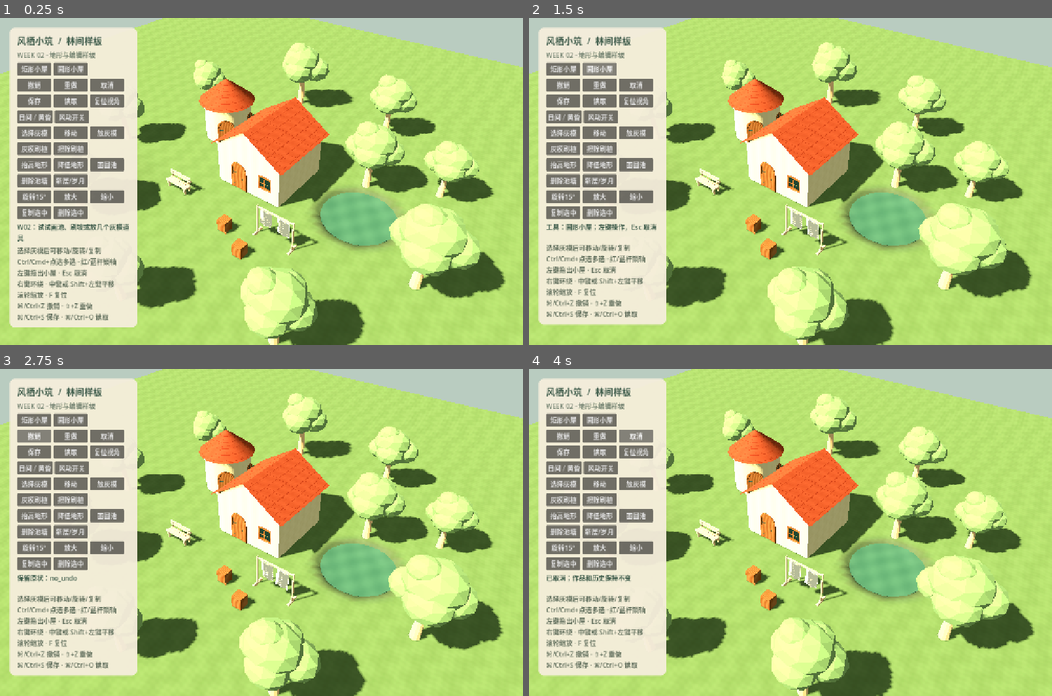
Above: before the commit, frames 1-4 (two rows, left to right).
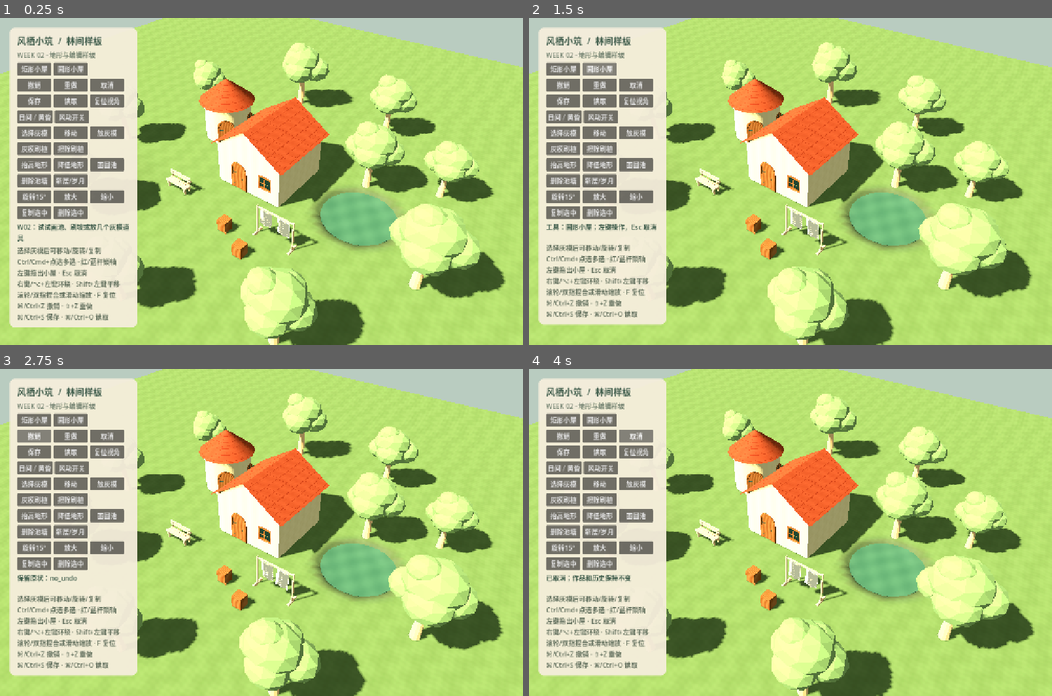
Above: after the commit, the same moments.

Repository: Archermmt/ai_game
Game: Godot game, scene res://app/week_two_root.tscn
The game is run twice, just before and just after one commit, with the same random seed, the same clock (stepped at 60 frames per second) and the same inputs.
Inputs:
- Up to frame 1 (0.25 s): no input
- Up to frame 2 (1.5 s): click "矩形小屋" at 0.5 s; click "圆形小屋" at 1.25 s
- Up to frame 3 (2.75 s): click "撤销" at 2 s
- Up to frame 4 (4 s): click "重做" at 2.75 s; click "取消" at 3.5 s

The runs differ from the first frame. In frame 1, 0.4% of the frame differs, in the area x 5-23%, y 80-86%; in frame 2, 0.5%, in the area x 5-23%, y 79-85%; in frame 3, 0.5%; in frame 4, 0.5%.

Commit message:
fix: support Mac trackpad zoom and Option-left camera orbit

Diff:
--- a/app/boot.gd
+++ b/app/boot.gd
@@ -110,7 +110,7 @@
 			get_viewport().set_input_as_handled()
 			return
 	if event is InputEventMouseButton and event.button_index == MOUSE_BUTTON_LEFT:
-		if event.shift_pressed:
+		if event.shift_pressed or (event.alt_pressed and event.pressed):
 			return
 		if event.pressed:
 			var point: Variant = camera_rig.ground_point(event.position)
--- a/app/week_two_boot.gd
+++ b/app/week_two_boot.gd
@@ -335,6 +335,13 @@
 
 
 func _unhandled_input(event: InputEvent) -> void:
+	if (
+		event is InputEventMouseButton
+		and event.button_index == MOUSE_BUTTON_LEFT
+		and event.alt_pressed
+		and event.pressed
+	):
+		return
 	if tools == null or tools.mode in ["rect", "round"]:
 		if (
 			tools != null
--- /dev/null
+++ b/docs/weekly/week_02/mac_input/checks.json
@@ -0,0 +1,84 @@
+{
+  "week": 2,
+  "groups": [
+    {
+      "week": 1,
+      "tests": 42,
+      "failures": 0,
+      "skipped": 0
+    },
+    {
+      "week": 2,
+      "tests": 52,
+      "failures": 0,
+      "skipped": 0
+    }
+  ],
+  "engine": "4.7.2.stable.official.ed1daf0bf",
+  "tests": 94,
+  "failures": 0,
+  "skipped": 0,
+  "negative_control": true,
+  "steps": [
+    {
+      "name": "engine_import",
+      "exit_code": 0,
+      "seconds": 1.756
+    },
+    {
+      "name": "format",
+      "exit_code": 0,
+      "seconds": 0.665
+    },
+    {
+      "name": "lint",
+      "exit_code": 0,
+      "seconds": 0.652
+    },
+    {
+      "name": "asset_contract",
+      "exit_code": 0,
+      "seconds": 0.037
+    },
+    {
+      "name": "week_01_tests",
+      "exit_code": 0,
+      "seconds": 1.341
+    },
+    {
+      "name": "week_01_restart_write",
+      "exit_code": 0,
+      "seconds": 0.264
+    },
+    {
+      "name": "week_01_restart_read",
+      "exit_code": 0,
+      "seconds": 0.265
+    },
+    {
+      "name": "week_02_tests",
+      "exit_code": 0,
+      "seconds": 5.816
+    },
+    {
+      "name": "week_02_restart_write",
+      "exit_code": 0,
+      "seconds": 0.271
+    },
+    {
+      "name": "week_02_restart_read",
+      "exit_code": 0,
+      "seconds": 0.261
+    },
+    {
+      "name": "week_02_risk_metrics",
+      "exit_code": 0,
+      "seconds": 0.55
+    },
+    {
+      "name": "negative_control",
+      "exit_code": 1,
+      "seconds": 1.037
+    }
+  ]
+}
--- /dev/null
+++ b/docs/weekly/week_02/mac_input/exports.json
@@ -0,0 +1,60 @@
+{
+  "week": 2,
+  "windows_pe_x86_64": true,
+  "windows_real_device": "not_run_on_macos",
+  "steps": [
+    {
+      "name": "export_windows",
+      "exit_code": 0,
+      "seconds": 2.035
+    },
+    {
+      "name": "export_macos",
+      "exit_code": 0,
+      "seconds": 5.928
+    },
+    {
+      "name": "exported_macos_boot",
+      "exit_code": 0,
+      "seconds": 3.115
+    }
+  ],
+  "macos_clean_room_visible_boot": {
+    "buildings": 2,
+    "edit_metrics": {
+      "main_apply_max_ms": 0.0,
+      "main_apply_p95_ms": 0.0,
+      "main_apply_samples": 0,
+      "probe_edits": 0
+    },
+    "engine": "4.7.2-stable (official)",
+    "frames": 119,
+    "instances": 2,
+    "mean_frame_ms": 8.35557703081234,
+    "p95_frame_ms": 8.345,
+    "paths": 0,
+    "pond_present": true,
+    "renderer": "forward_plus",
+    "sample_duration_seconds": 0.0,
+    "terrain_samples": 305,
+    "test_framework_in_pack": false,
+    "test_sources_in_pack": false,
+    "viewport_size": [
+      1280,
+      800
+    ],
+    "wind_materials": 62
+  },
+  "artifacts": [
+    {
+      "path": "builds/week_02/windows/windhaven_week_02.exe",
+      "bytes": 110884512,
+      "sha256": "68aad810b5e287b29338499ae659262ecffa489cbfcf0e9a5604a432c6275496"
+    },
+    {
+      "path": "builds/week_02/macos/windhaven_week_02.zip",
+      "bytes": 61597276,
+      "sha256": "dcb46d8aac9057183b24061edd834eead9666a8ab1bc188cf59f1998b670027c"
+    }
+  ]
+}
--- a/features/camera/orbit_camera.gd
+++ b/features/camera/orbit_camera.gd
@@ -11,6 +11,7 @@
 var camera: Camera3D
 var surface_height: Callable = Callable()
 var _orbiting: bool = false
+var _orbit_button: int = MOUSE_BUTTON_NONE
 var _panning: bool = false
 
 
@@ -28,24 +29,42 @@
 func _input(event: InputEvent) -> void:
 	# Releases must clear camera capture even if the cursor finishes over UI.
 	if event is InputEventMouseButton and not event.pressed:
-		if event.button_index == MOUSE_BUTTON_RIGHT:
+		if event.button_index == _orbit_button:
 			_orbiting = false
+			_orbit_button = MOUSE_BUTTON_NONE
+			get_viewport().set_input_as_handled()
 		if event.button_index == MOUSE_BUTTON_MIDDLE or event.button_index == MOUSE_BUTTON_LEFT:
 			_panning = false
 
 
 func _unhandled_input(event: InputEvent) -> void:
-	if event is InputEventMouseButton:
-		if event.button_index == MOUSE_BUTTON_RIGHT:
+	if event is InputEventGesture:
+		if get_viewport().gui_get_hovered_control() != null:
+			return
+		if event is InputEventMagnifyGesture:
+			if is_finite(event.factor) and event.factor > 0.0:
+				_zoom(1.0 / event.factor)
+		elif event is InputEventPanGesture:
+			# macOS sends precise two-finger scrolling as PanGesture, not wheel ticks.
+			if is_finite(event.delta.y):
+				_zoom(exp(clampf(event.delta.y, -20.0, 20.0) * 0.08))
+		get_viewport().set_input_as_handled()
+	elif event is InputEventMouseButton:
+		if (
+			event.button_index == MOUSE_BUTTON_RIGHT
+			or (event.button_index == MOUSE_BUTTON_LEFT and event.alt_pressed and event.pressed)
+		):
 			_orbiting = event.pressed
+			_orbit_button = event.button_index if event.pressed else MOUSE_BUTTON_NONE
+			_panning = false
 		elif event.button_index == MOUSE_BUTTON_MIDDLE:
 			_panning = event.pressed
 		elif event.button_index == MOUSE_BUTTON_LEFT and event.shift_pressed:
 			_panning = event.pressed
 		elif event.pressed and event.button_index == MOUSE_BUTTON_WHEEL_UP:
-			distance = clampf(distance * 0.9, MIN_DISTANCE, MAX_DISTANCE)
+			_zoom(pow(0.9, clampf(event.factor, 0.0, 100.0)))
 		elif event.pressed and event.button_index == MOUSE_BUTTON_WHEEL_DOWN:
-			distance = clampf(distance * 1.1, MIN_DISTANCE, MAX_DISTANCE)
+			_zoom(pow(1.1, clampf(event.factor, 0.0, 100.0)))
 		else:
 			return
 		get_viewport().set_input_as_handled()
@@ -61,6 +80,13 @@
 	elif event.is_action_pressed("reset_camera"):
 		reset_view()
 		get_viewport().set_input_as_handled()
+
+
+func _zoom(multiplier: float) -> void:
+	if not is_finite(multiplier) or multiplier <= 0.0:
+		return
+	distance = clampf(distance * multiplier, MIN_DISTANCE, MAX_DISTANCE)
+	refresh()
 
 
 func pan_by(relative: Vector2) -> void:
--- /dev/null
+++ b/tests/week_02/test_mac_camera_input.gd
@@ -0,0 +1,142 @@
+extends GutTest
+
+var playground: Node3D
+var viewport: SubViewport
+
+
+func before_each() -> void:
+	viewport = SubViewport.new()
+	viewport.size = Vector2i(1280, 800)
+	viewport.own_world_3d = true
+	add_child_autofree(viewport)
+	playground = load("res://app/week_two_root.tscn").instantiate() as Node3D
+	viewport.add_child(playground)
+	await get_tree().process_frame
+
+
+func _motion(point: Vector2, relative: Vector2 = Vector2.ZERO) -> void:
+	var event: InputEventMouseMotion = InputEventMouseMotion.new()
+	event.position = point
+	event.relative = relative
+	viewport.push_input(event, true)
+
+
+func _button(point: Vector2, pressed: bool, alt: bool = false, shift: bool = false) -> void:
+	var event: InputEventMouseButton = InputEventMouseButton.new()
+	event.position = point
+	event.button_index = MOUSE_BUTTON_LEFT
+	event.pressed = pressed
+	event.alt_pressed = alt
+	event.shift_pressed = shift
+	viewport.push_input(event, true)
+
+
+func _pinch(point: Vector2, factor: float) -> void:
+	var event: InputEventMagnifyGesture = InputEventMagnifyGesture.new()
+	event.position = point
+	event.factor = factor
+	viewport.push_input(event, true)
+
+
+func _scroll(point: Vector2, delta: Vector2) -> void:
+	var event: InputEventPanGesture = InputEventPanGesture.new()
+	event.position = point
+	event.delta = delta
+	viewport.push_input(event, true)
+
+
+func test_option_left_orbits_without_editing_in_every_tool() -> void:
+	var point: Vector2 = Vector2(950, 400)
+	var before: Dictionary = playground.document.snapshot()
+	for mode: String in [
+		"rect", "round", "select", "move", "prop", "brush", "erase", "raise", "lower", "pool"
+	]:
+		playground._on_action(StringName(mode))
+		var yaw: float = playground.camera_rig.yaw
+		_motion(point)
+		_button(point, true, true)
+		_motion(point + Vector2(30, 10), Vector2(30, 10))
+		assert_lt(playground.camera_rig.yaw, yaw, mode)
+		# Option may be released before the mouse button.
+		_button(point, false)
+		assert_eq(playground.session.phase, EditSession.Phase.IDLE, mode)
+		assert_false(playground.dragging, mode)
+		assert_false(playground._tool_dragging, mode)
+	assert_eq_deep(playground.document.snapshot(), before)
+	assert_eq(playground.session.history_count(), 0)
+
+
+func test_option_has_priority_over_shift_pan() -> void:
+	var point: Vector2 = Vector2(950, 400)
+	var target: Vector3 = playground.camera_rig.target
+	var yaw: float = playground.camera_rig.yaw
+	_motion(point)
+	_button(point, true, true, true)
+	_motion(point, Vector2(40, 0))
+	_button(point, false)
+	assert_ne(playground.camera_rig.yaw, yaw)
+	assert_eq(playground.camera_rig.target, target)
+
+
+func test_pinch_zoom_direction_bounds_and_invalid_factors() -> void:
+	var point: Vector2 = Vector2(950, 400)
+	_motion(point)
+	var original: float = playground.camera_rig.distance
+	_pinch(point, 1.2)
+	assert_lt(playground.camera_rig.distance, original)
+	_pinch(point, 1.0 / 1.2)
+	assert_almost_eq(playground.camera_rig.distance, original, 0.001)
+	for factor: float in [0.0, -1.0, INF, NAN]:
+		_pinch(point, factor)
+	assert_almost_eq(playground.camera_rig.distance, original, 0.001)
+	_pinch(point, 1000.0)
+	assert_eq(playground.camera_rig.distance, OrbitCamera.MIN_DISTANCE)
+	_pinch(point, 0.001)
+	assert_eq(playground.camera_rig.distance, OrbitCamera.MAX_DISTANCE)
+	assert_eq(playground.session.history_count(), 0)
+
+
+func test_two_finger_scroll_zoom_and_precise_wheel_factor() -> void:
+	var point: Vector2 = Vector2(950, 400)
+	_motion(point)
+	var original: float = playground.camera_rig.distance
+	_scroll(point, Vector2(0, 1))
+	assert_gt(playground.camera_rig.distance, original)
+	_scroll(point, Vector2(0, -1))
+	assert_almost_eq(playground.camera_rig.distance, original, 0.001)
+	_scroll(point, Vector2(4, 0))
+	assert_almost_eq(playground.camera_rig.distance, original, 0.001)
+	var wheel: InputEventMouseButton = InputEventMouseButton.new()
+	wheel.position = point
+	wheel.button_index = MOUSE_BUTTON_WHEEL_UP
+	wheel.pressed = true
+	wheel.factor = 0.1
+	viewport.push_input(wheel, true)
+	assert_lt(playground.camera_rig.distance, original)
+	assert_gt(playground.camera_rig.distance, original * 0.9)
+	assert_eq(playground.session.history_count(), 0)
+
+
+func test_gestures_over_toolbar_do_not_zoom_or_start_edits() -> void:
+	var point: Vector2 = playground.hud.buttons["prop"].get_global_rect().get_center()
+	_motion(point)
+	var original: float = playground.camera_rig.distance
+	_pinch(point, 1.5)
+	_scroll(point, Vector2(0, 3))
+	assert_eq(playground.camera_rig.distance, original)
+	assert_eq(playground.session.phase, EditSession.Phase.IDLE)
+
+
+func test_option_release_over_ui_stops_orbit_after_modifier_was_released() -> void:
+	var point: Vector2 = Vector2(950, 400)
+	_motion(point)
+	_button(point, true, true)
+	_motion(point, Vector2(30, 0))
+	var yaw: float = playground.camera_rig.yaw
+	var toolbar: Vector2 = playground.hud.buttons["prop"].get_global_rect().get_center()
+	_motion(toolbar)
+	_button(toolbar, false)
+	_motion(point, Vector2(50, 0))
+	assert_eq(playground.camera_rig.yaw, yaw)
+	assert_false(playground.camera_rig._orbiting)
+	assert_eq(playground.session.history_count(), 0)
--- a/ui/week_one_hud.gd
+++ b/ui/week_one_hud.gd
@@ -81,8 +81,8 @@
 	stack.add_child(status_label)
 	var help: Label = Label.new()
 	help.text = (
-		"左键拖出小屋 · Esc 取消\n右键环绕 · 中键或 Shift+左键平移\n"
-		+ "滚轮缩放 · F 复位\n⌘/Ctrl+Z 撤销 · ⇧+Z 重做\n"
+		"左键拖出小屋 · Esc 取消\n右键/⌥+左键环绕 · Shift+左键平移\n"
+		+ "滚轮/双指捏合或滑动缩放 · F 复位\n⌘/Ctrl+Z 撤销 · ⇧+Z 重做\n"
 		+ "⌘/Ctrl+S 保存 · ⌘/Ctrl+O 读取"
 	)
 	if week == 2:
Not shown, added: docs/weekly/week_02/mac_input/gut_week_01.xml
Not shown, added: docs/weekly/week_02/mac_input/gut_week_02.xml
Binary file added: docs/weekly/week_02/mac_input/macos.png
Not shown, added: tests/week_02/test_mac_camera_input.gd.uid
Not shown, changed: README.md
Not shown, changed: STATUS.md
Not shown, changed: docs/TESTING.md
Not shown, changed: docs/weekly/week_02/README.md
Not shown, added: docs/weekly/week_02/mac_input/README.md
Not shown, changed: tools/quality/run_checks.py
